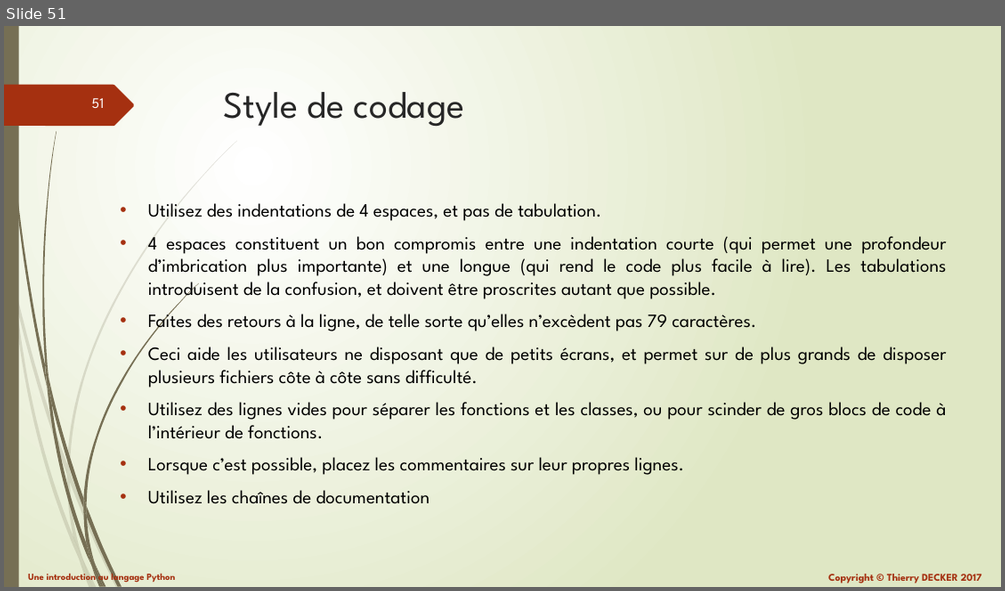
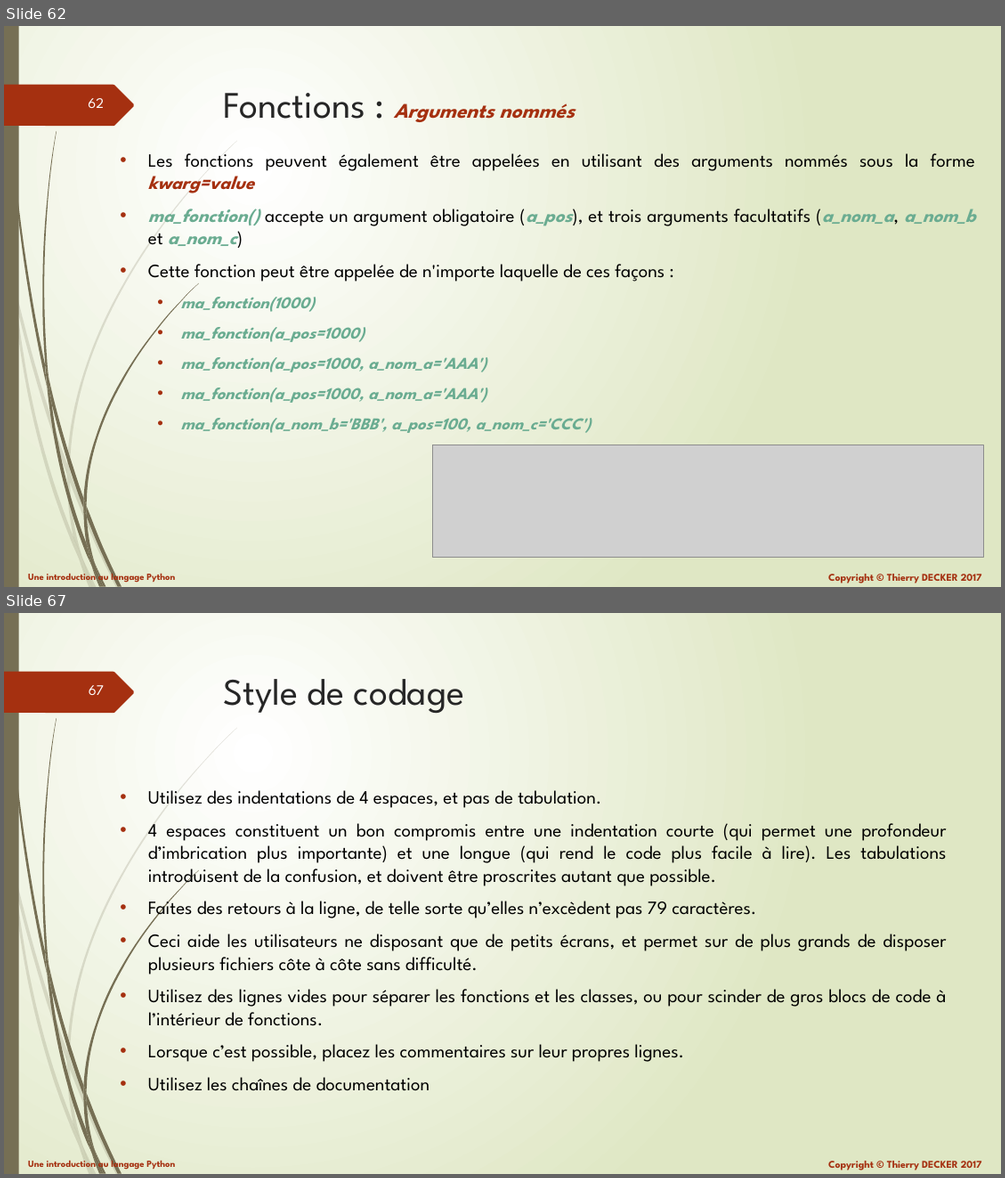
Before and after one commit to VikmanTheRacoon/learning-python, a slide deck: documentations/learning-python.pptx. Shown one above the other, each under a label of ours: slide 51 before the commit, slides 62 and 67 after it; the slides between them are not shown. The pictures are 1005x591 and 1005x1178 pixels, drawn with LibreOffice and Linux fonts; fonts in the diff are those of the drawing; grey boxes stand for pictures. Boxes give left, top, right and bottom in pixels: in the first picture for what was removed or moved away, otherwise in the second. Text is boxed around its words. In the diff, an @@ line names an element or a change of style, - is before the commit and + after.

```diff
--- a/documentations/learning-python.pptx
+++ b/documentations/learning-python.pptx
@@ slide 62 added at [4,26,1001,587], background gradient #FFFFFF to #DFE8C4; not listed: 27 template elements that a slide beside it also shows @@
@@ title added at [224,93,574,122], 20 pt, text #A53010, bold, italic @@
+Fonctions : Arguments nommés
@@ text added at [148,153,975,433], 18 pt, text #6AAC91, bold, italic @@
+• Les fonctions peuvent également être appelées en utilisant des arguments nommés sous la forme kwarg=value
+• ma_fonction() accepte un argument obligatoire (a_pos), et trois arguments facultatifs (a_nom_a, a_nom_b et a_nom_c)
+• Cette fonction peut être appelée de n'importe laquelle de ces façons :
+  • ma_fonction(1000)
+  • ma_fonction(a_pos=1000)
+  • ma_fonction(a_pos=1000, a_nom_a='AAA')
+  • ma_fonction(a_pos=1000, a_nom_a='AAA')
+  • ma_fonction(a_nom_b='BBB', a_pos=100, a_nom_c='CCC')
@@ picture added at [432,445,983,557] @@
@@ what was slide 51 is now slide 67 @@
@@ page number at [89,685,104,695]: text changed @@
-51
+67
```
Also in this commit, not shown: 2 slides changed, 15 other slides added, 1 other file.
